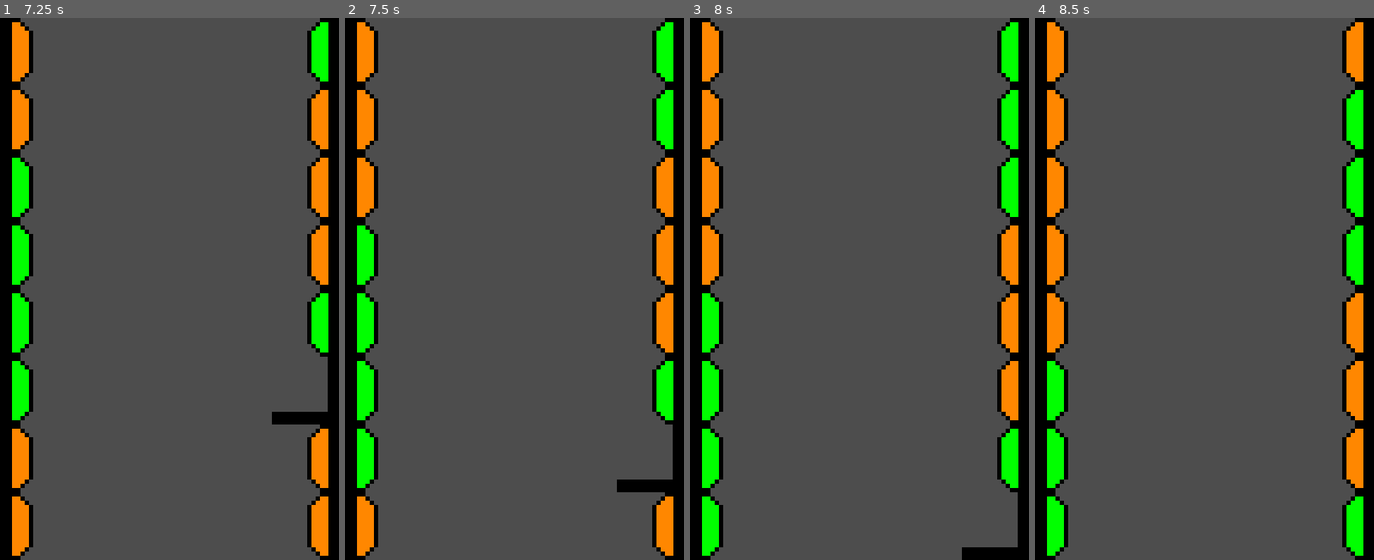
Above: before the commit, frames 1-4 (left to right).
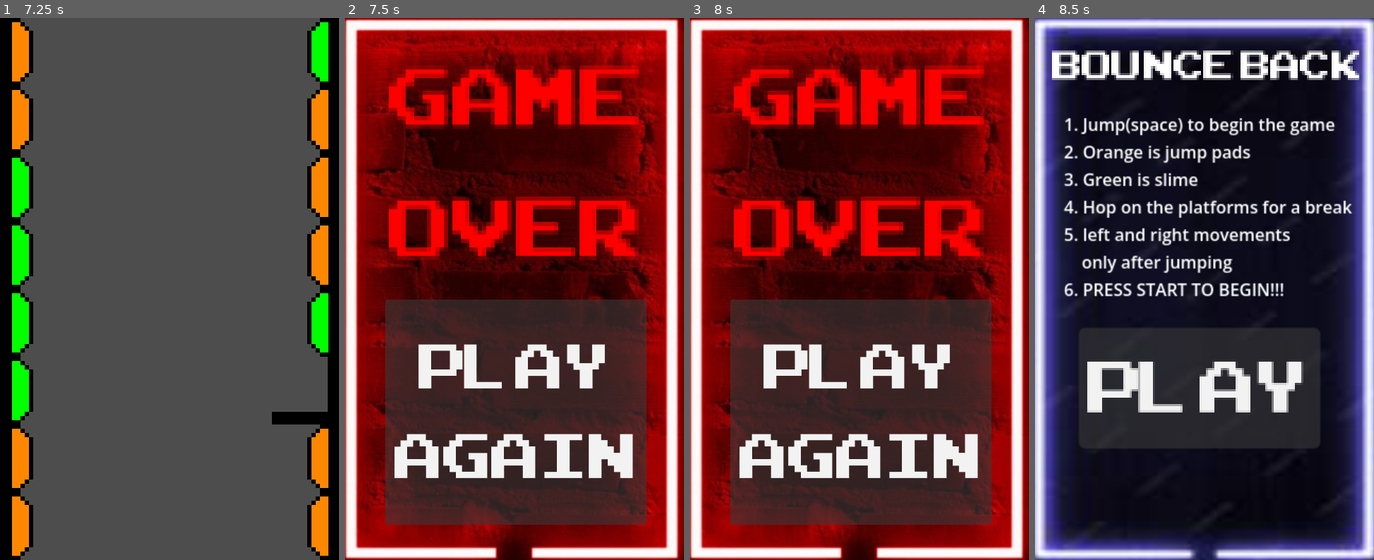
Above: after the commit, the same moments.

Repository: krazybaboon17/BounceBack
Game: Godot game, scene res://assets/scenes/main_menu.tscn
Two runs of this game, one before a commit and one after it. Both use one fixed random seed, a clock stepped at 60 frames per second and the inputs below.
Inputs (mouse positions are in pixels of both pictures, inside the frame that each line leads up to):
- Up to frame 1 (7.25 s): click "Play" at 0.5 s; hold Space (space) 1.28-2.03 s; hold Right (right) 1.28-2.78 s; tap Space (space) every 1.5 s from 2.1 to 6.6 s; hold Left (left) 2.78-3.53 s; hold Space (space) 2.78-3.53 s; hold Right (right) 3.53-5.03 s; hold Space (space) 4.28-5.03 s; hold Left (left) 5.03-5.78 s; hold Right (right) 5.78-6.53 s; hold Space (space) 5.78-6.53 s; hold Left (left) from 6.53 s (still down)
- Up to frame 2 (7.5 s): keep holding Left (left); hold Space (space) from 7.28 s (still down)
- Up to frame 3 (8 s): keep holding Left (left); keep holding Space (space)
- Up to frame 4 (8.5 s): release Left (left) at 8 s; release Space (space) at 8 s; click (1204, 413) at 8 s, where only the run after the commit has a clickable "Play Again"

Frame 1 is identical in both runs. In frame 2, 100% of the frame differs, in the area x 0-100%, y 0-100%; in frame 3, 100%; in frame 4, 99%.

Commit message:
hehehe

Diff:
--- /dev/null
+++ b/assets/die.gd
@@ -0,0 +1,17 @@
+extends Area2D
+
+
+# Called when the node enters the scene tree for the first time.
+func _ready() -> void:
+	pass # Replace with function body.
+
+
+# Called every frame. 'delta' is the elapsed time since the previous frame.
+func _process(delta: float) -> void:
+	pass
+
+
+func _on_body_entered(body: Node2D) -> void:
+	print("tung")
+	if body.is_in_group("Player"):
+		get_tree().change_scene_to_file("res://assets/scenes/end_screen.tscn")
--- a/assets/main.tscn
+++ b/assets/main.tscn
@@ -3,7 +3,6 @@
 [ext_resource type="Script" uid="uid://j6fupwvsffab" path="res://assets/scripts/main.gd" id="1_06ig3"]
 [ext_resource type="PackedScene" uid="uid://bir3u3c7je65t" path="res://assets/scenes/player.tscn" id="2_2d37k"]
 [ext_resource type="PackedScene" uid="uid://bv60yvwrt2ro6" path="res://assets/scenes/ground.tscn" id="6_m5usj"]
-[ext_resource type="PackedScene" uid="uid://bslk3gi0a3oko" path="res://assets/scenes/base_wall.tscn" id="8_tkxyu"]
 
 [sub_resource type="RectangleShape2D" id="RectangleShape2D_o8qdo"]
 size = Vector2(480, 124)
@@ -23,6 +22,5 @@
 [node name="Timer" type="Timer" parent="." unique_id=115748341]
 wait_time = 0.5
 
-[node name="BaseWall" parent="." unique_id=172977510 instance=ExtResource("8_tkxyu")]
-
+[connection signal="body_entered" from="Die" to="Die" method="_on_body_entered"]
 [connection signal="timeout" from="Timer" to="." method="_on_timer_timeout"]
--- a/assets/scripts/player.gd
+++ b/assets/scripts/player.gd
@@ -17,6 +17,8 @@
 var locked_direction: float = 0.0
 
 func _physics_process(delta: float) -> void:
+	if global_position.y > 800:
+		get_tree().change_scene_to_file("res://assets/scenes/end_screen.tscn")
 	if not is_on_floor():
 		velocity.y += gravity * delta
 	else:
Not shown, added: assets/die.gd.uid
